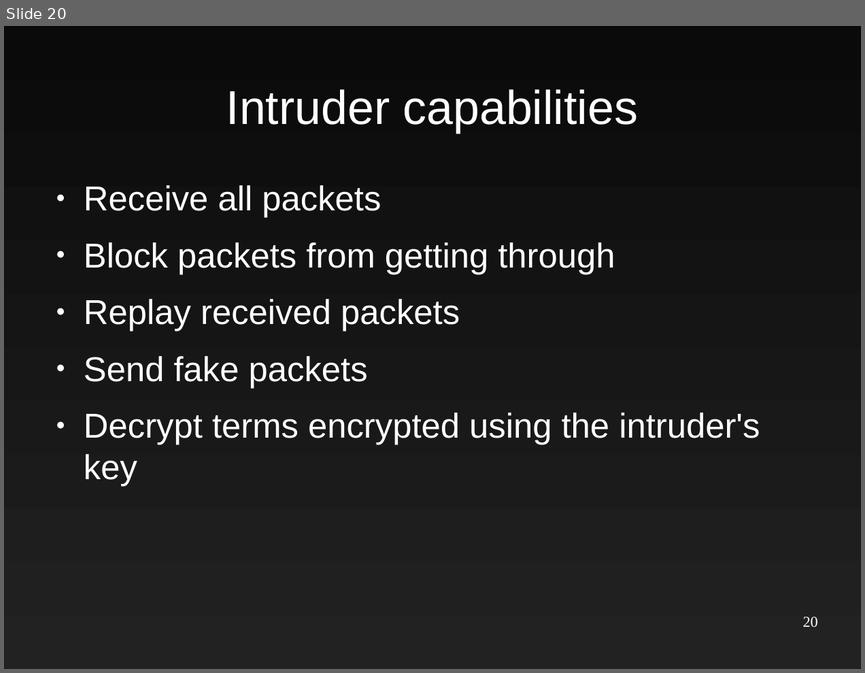
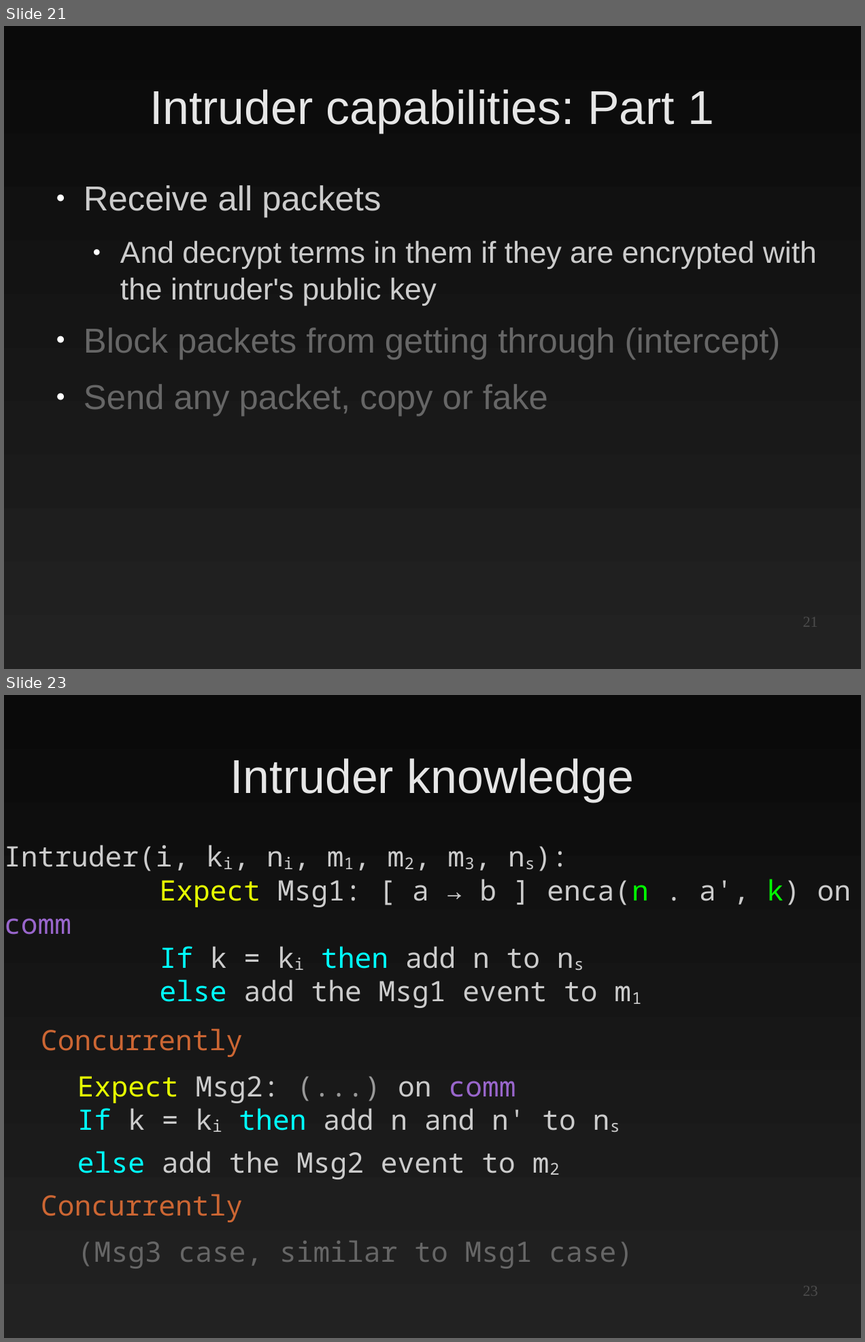
Before and after one commit to EtiennePerot/cs525p, a slide deck: Presentation.odp. Shown one above the other, each under a label of ours: slide 20 before the commit, slides 21 and 23 after it; the slides between them are not shown. The pictures are 865x673 and 865x1342 pixels, drawn with LibreOffice and Linux fonts; fonts in the diff are those of the drawing. Boxes give left, top, right and bottom in pixels: in the first picture for what was removed or moved away, otherwise in the second. Text is boxed around its words. In the diff, an @@ line names an element or a change of style, - is before the commit and + after.

```diff
--- a/Presentation.odp
+++ b/Presentation.odp
@@ slide 23 added at <box>4,695,861,1338</box>, background gradient #0A0A0A to #222222 @@
@@ title added at <box>230,758,634,802</box>, 44 pt, text #E6E6E6 @@
+Intruder knowledge
@@ text added at <box>4,845,851,1268</box>, 26 pt, text #CCCCCC @@
+Intruder(i, ki, ni, m1, m2, m3, ns):
+Expect Msg1: [ a → b ] enca(n . a', k) on comm
+If k = ki then add n to ns
+else add the Msg1 event to m1
+  Concurrently
+    Expect Msg2: (...) on comm
+    If k = ki then add n and n' to ns
+    else add the Msg2 event to m2
+  Concurrently
+    (Msg3 case, similar to Msg1 case)
@@ page number added at <box>803,1286,818,1295</box>, 14 pt, text #4C4C4C @@
+23
@@ what was slide 20 is now slide 21 @@
@@ slide 21 changed as well @@
@@ title at <box>150,89,714,133</box>: text changed; text colour #FFFFFF to #E6E6E6 @@
-Intruder capabilities
+Intruder capabilities: Part 1
@@ text at <box>84,185,381,218</box>: text colour #FFFFFF to #CCCCCC in "Receive all packets" @@
@@ text at <box>84,241,817,416</box>: text changed; size 32 to 28 pt; text colour #FFFFFF to #CCCCCC @@
-● Block packets from getting through
-● Replay received packets
-● Send fake packets
-● Decrypt terms encrypted using the intruder's key
+  ● And decrypt terms in them if they are encrypted with the intruder's public key
+● Block packets from getting through (intercept)
+● Send any packet, copy or fake
@@ page number at <box>803,617,818,626</box>: text changed; text colour #FFFFFF to #4C4C4C @@
-20
+21
```
Also in this commit, not shown: 19 other slides changed, 9 other slides added.
